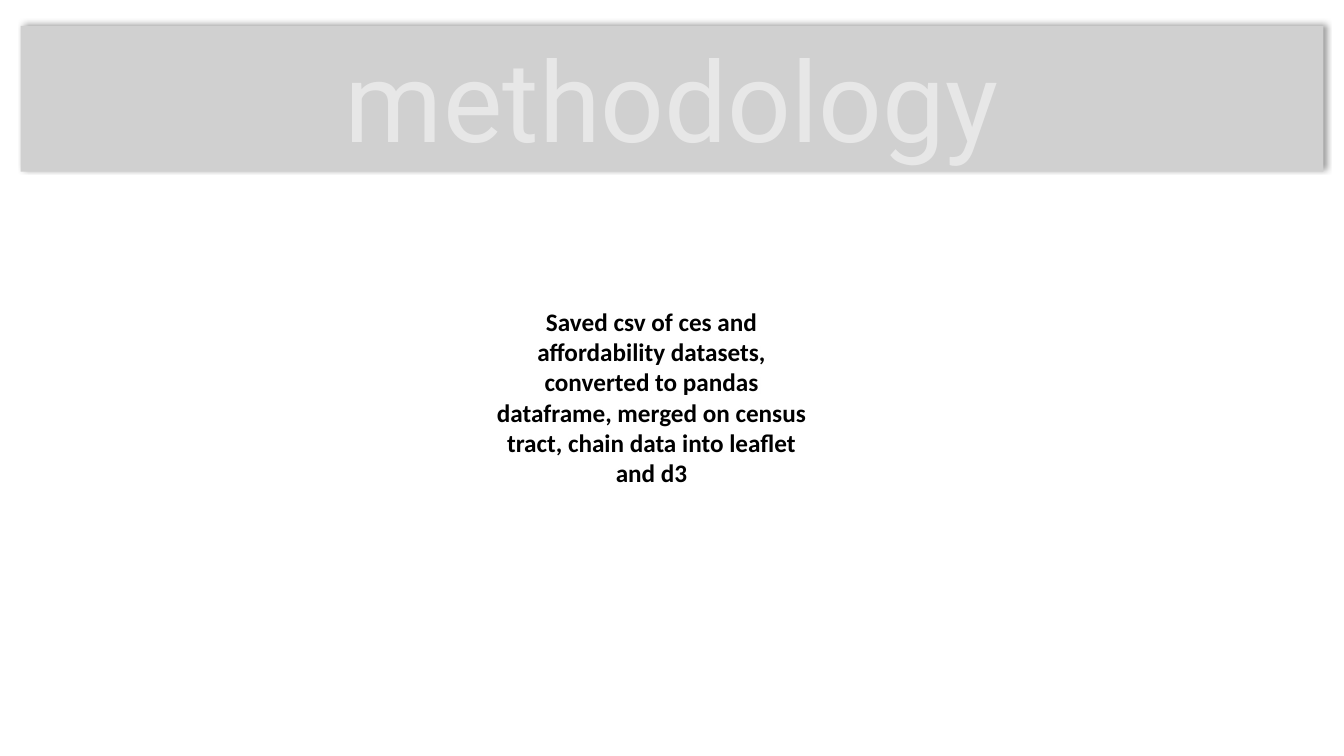
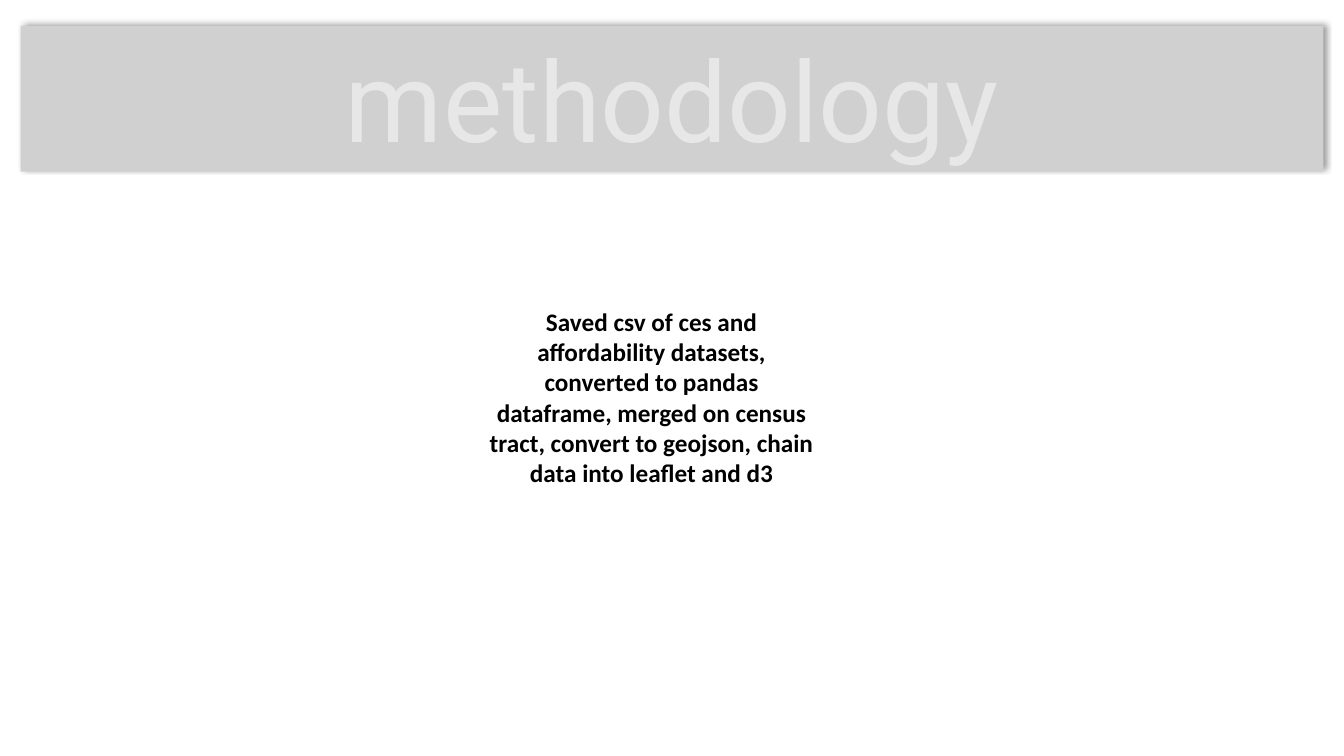
Before and after one commit to cljungkull/Project-2---CaliPolluts, a slide deck: slide 5 of presentation.pptx. Drawn at 1344x756 pixels with LibreOffice and Linux fonts; fonts in the diff are those of the drawing; grey boxes stand for pictures; background and template pictures are left out. Boxes give left, top, right and bottom in pixels: in the first picture for what was removed or moved away, otherwise in the second. Text is boxed around its words. In the diff, an @@ line names an element or a change of style, - is before the commit and + after.

```diff
--- a/presentation.pptx
+++ b/presentation.pptx
@@ text at bbox=[490, 313, 813, 483]: text changed @@
-Saved csv of ces and affordability datasets, converted to pandas dataframe, merged on census tract, chain data into leaflet and d3
+Saved csv of ces and affordability datasets, converted to pandas dataframe, merged on census tract, convert to geojson, chain data into leaflet and d3
```
Also in this commit, not shown: 8 other slides changed.
